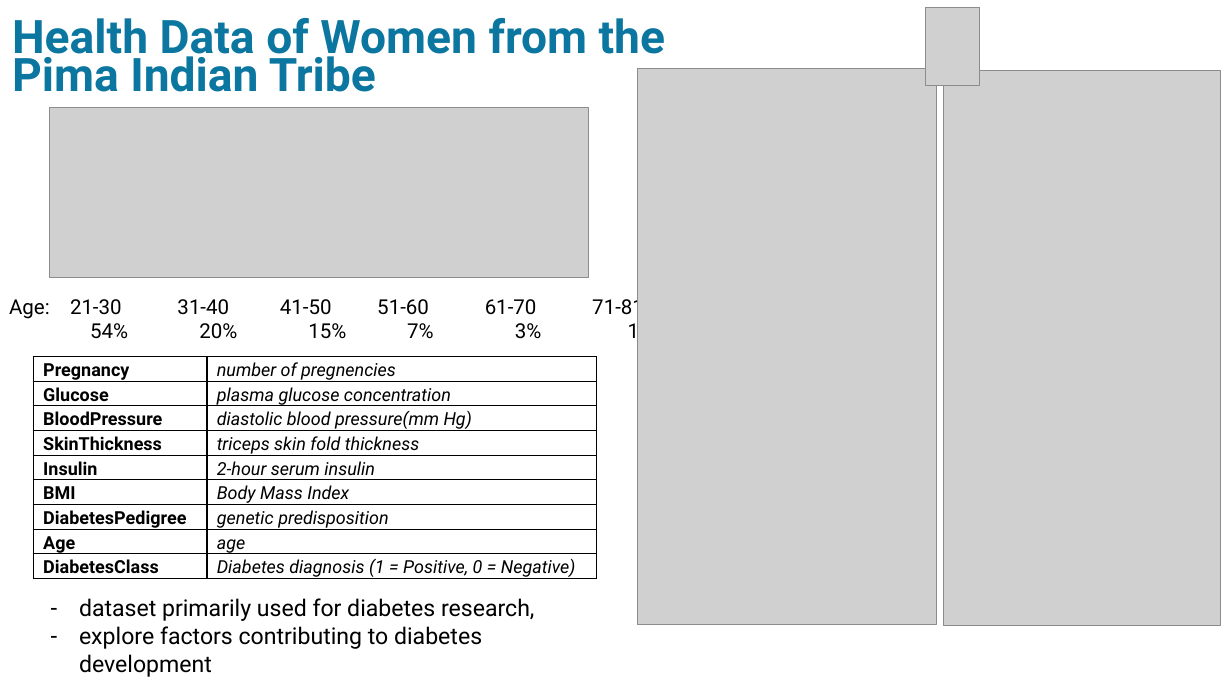
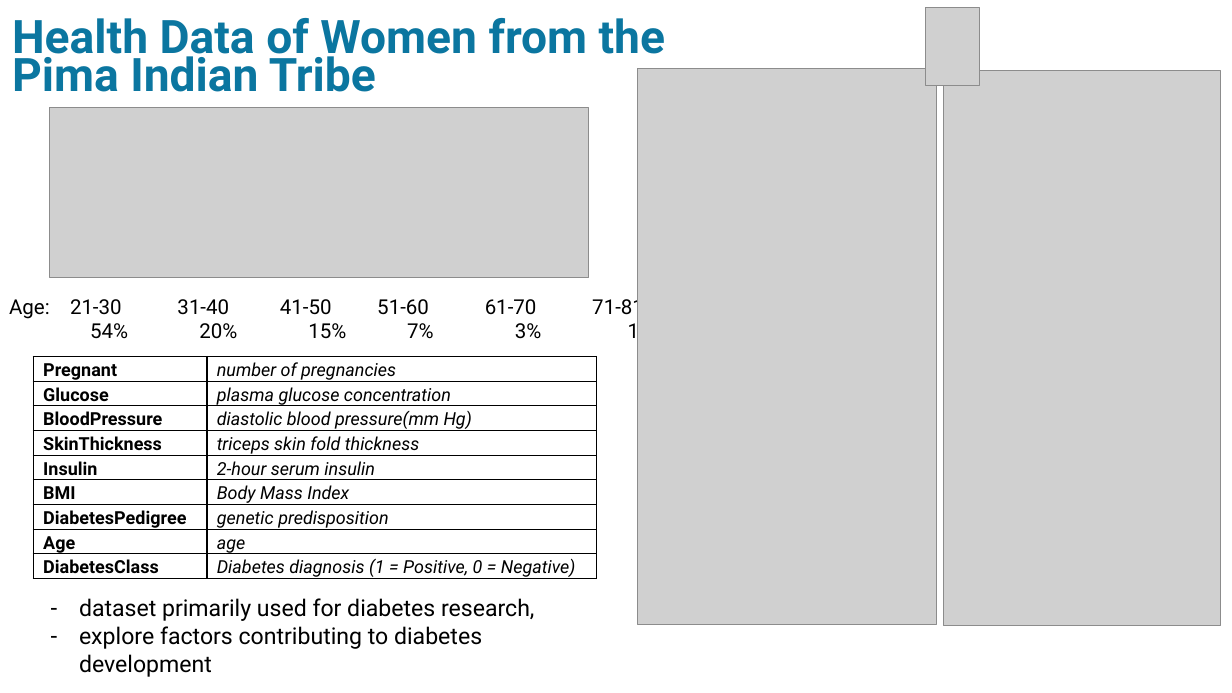
Before and after one commit to nezakrzan/viri_podatkov, a slide deck: slide 2 of racunsko_zahtevne_metode/predstavitev/Presentation1.pptx. Drawn at 1232x693 pixels with LibreOffice and Linux fonts; fonts in the diff are those of the drawing; grey boxes stand for pictures. Boxes give left, top, right and bottom in pixels: in the first picture for what was removed or moved away, otherwise in the second. Text is boxed around its words. In the diff, an @@ line names an element or a change of style, - is before the commit and + after.

```diff
--- a/racunsko_zahtevne_metode/predstavitev/Presentation1.pptx
+++ b/racunsko_zahtevne_metode/predstavitev/Presentation1.pptx
@@ table at [33,357,596,583] @@
-row 1, column 1: Pregnancy
+row 1, column 1: Pregnant
-row 1, column 2: number of pregnencies
+row 1, column 2: number of pregnancies
```
Also in this commit, not shown: 3 other files.
